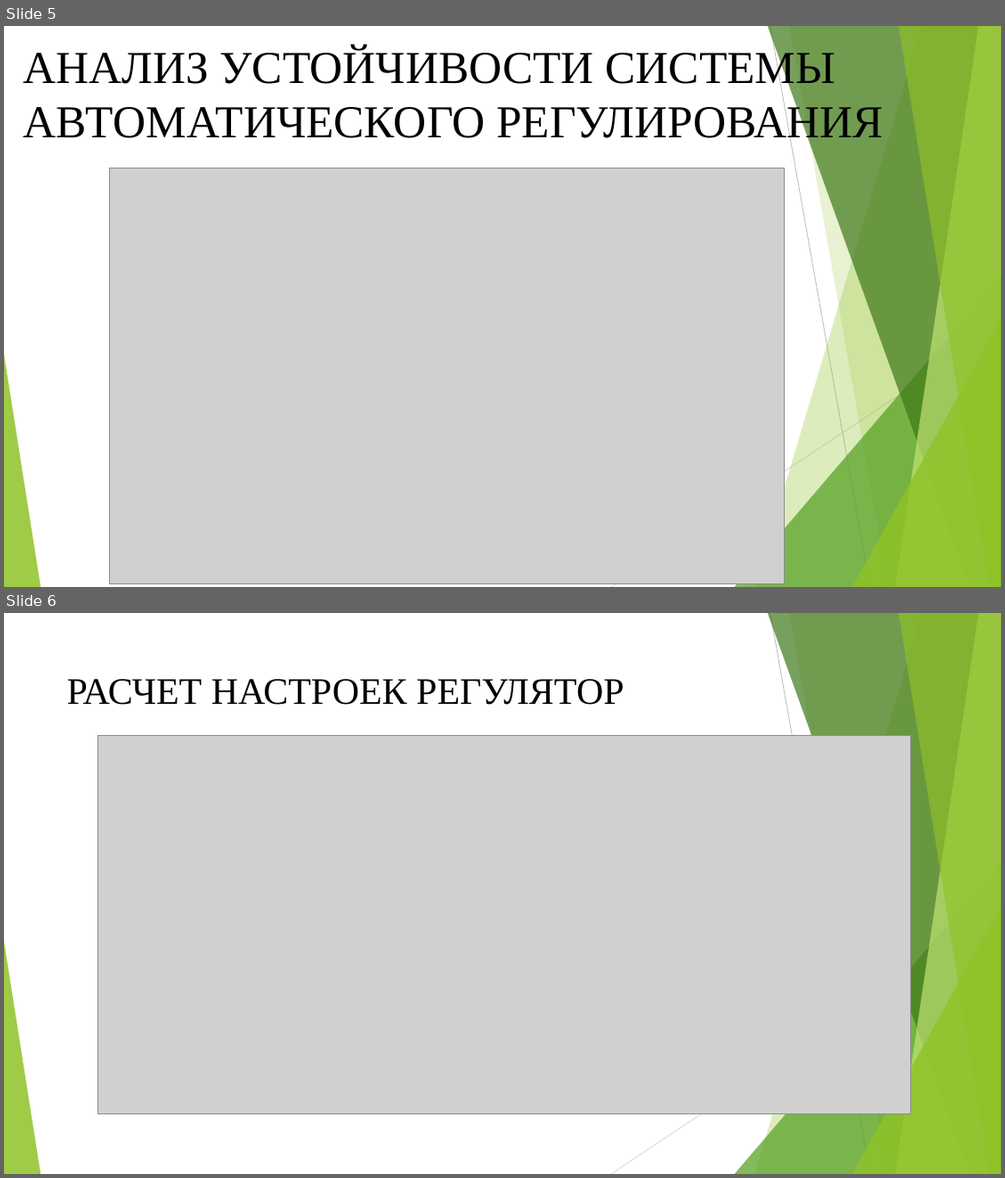
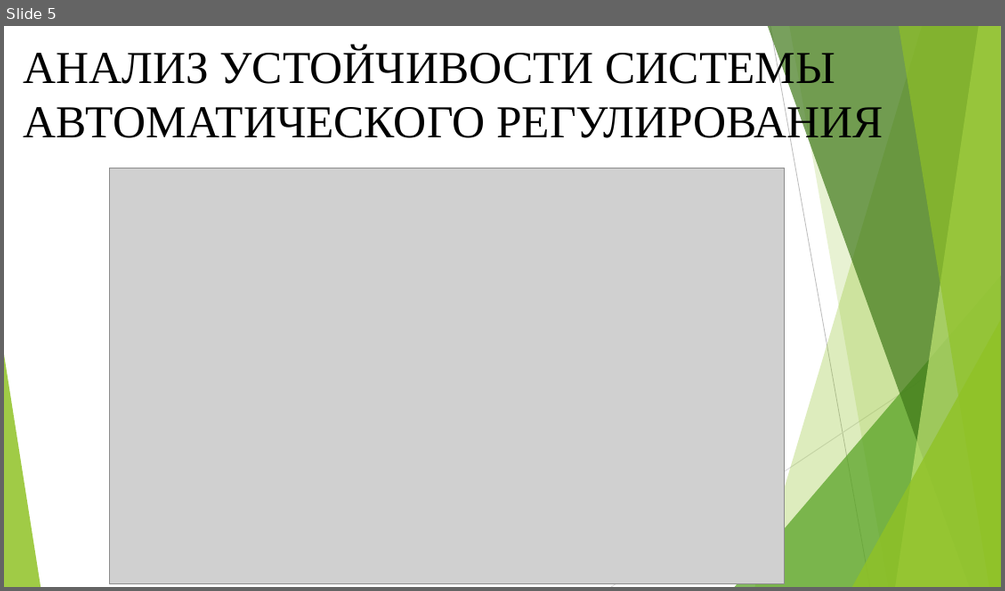
Before and after one commit to David2261/Scheme_Automation, a slide deck: 2023/Диплом/Рома Павлов/Презентация Рома.pptx. Shown one above the other, each under a label of ours: slides 5 and 6 before the commit, slide 5 after it. The pictures are 1005x1178 and 1005x591 pixels, drawn with LibreOffice and Linux fonts; fonts in the diff are those of the drawing; grey boxes stand for pictures. Boxes give left, top, right and bottom in pixels: in the first picture for what was removed or moved away, otherwise in the second. Text is boxed around its words. In the diff, an @@ line names an element or a change of style, - is before the commit and + after.

```diff
--- a/2023/Диплом/Рома Павлов/Презентация Рома.pptx
+++ b/2023/Диплом/Рома Павлов/Презентация Рома.pptx
@@ slide 6 removed at (x1=4, y1=613, x2=1001, y2=1174), background #FFFFFF; not listed: 10 template elements that a slide beside it also shows @@
@@ title removed at (x1=67, y1=679, x2=623, y2=705) @@
-РАСЧЕТ НАСТРОЕК РЕГУЛЯТОР
@@ picture removed at (x1=98, y1=736, x2=911, y2=1114) @@
```
Also in this commit, not shown: 1 slide changed, 16 other files.
